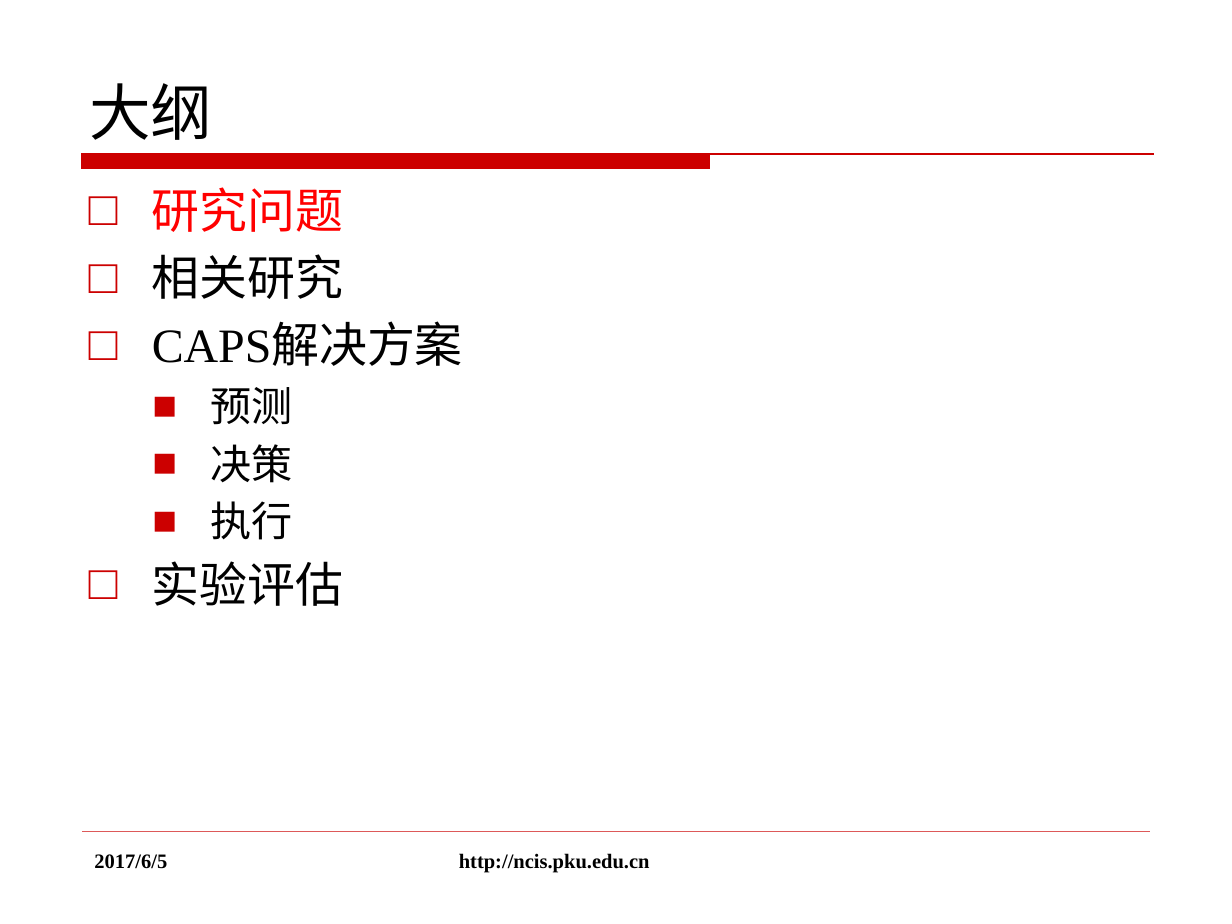
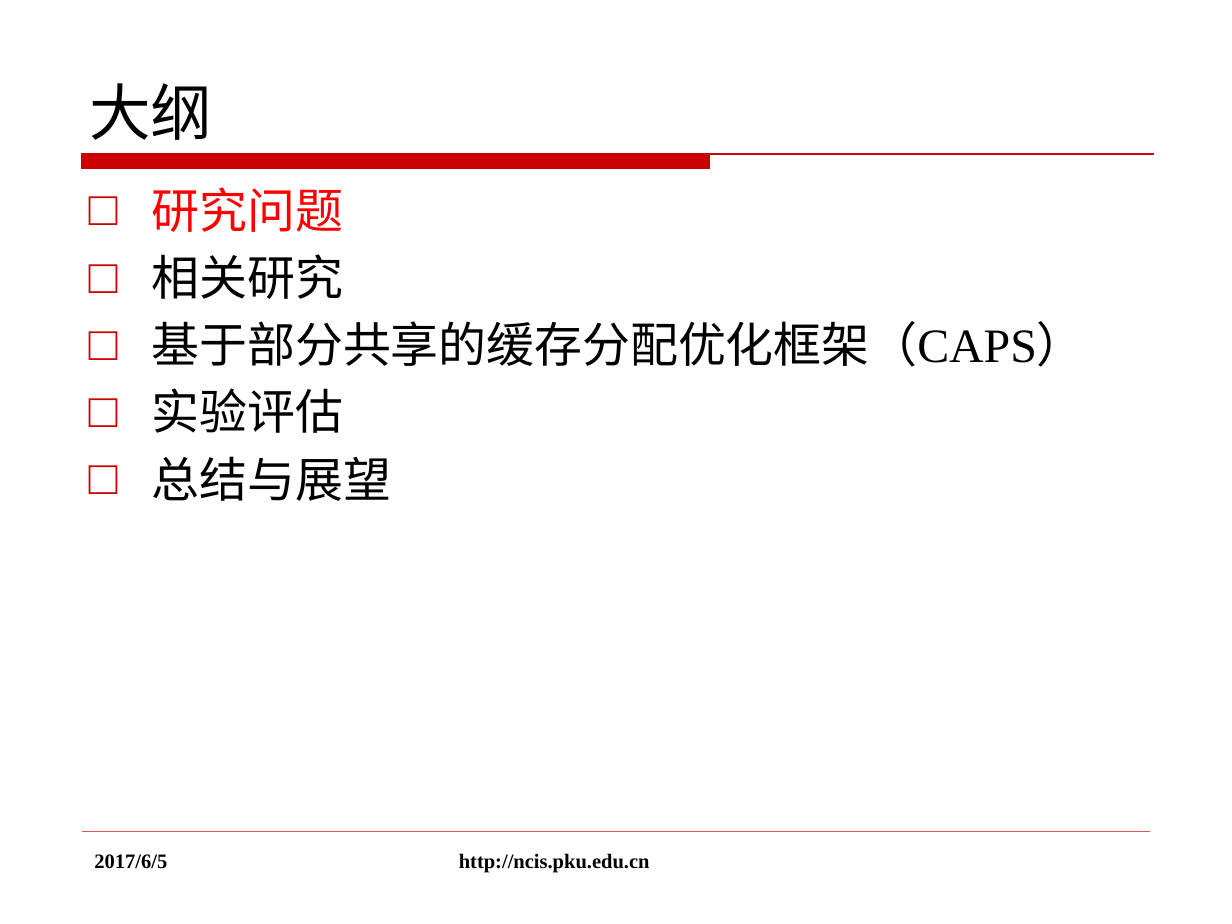
Before and after one commit to rogerhzh/thesis, a slide deck: slide 2 of 黄子翚答辩.pptx. Drawn at 1232x924 pixels with LibreOffice and Linux fonts; fonts in the diff are those of the drawing; background and template pictures are left out. Boxes give left, top, right and bottom in pixels: in the first picture for what was removed or moved away, otherwise in the second. Text is boxed around its words. In the diff, an @@ line names an element or a change of style, - is before the commit and + after.

```diff
--- a/黄子翚答辩.pptx
+++ b/黄子翚答辩.pptx
@@ text at (152,321,1085,367): text changed @@
-□ CAPS解决方案
-  ■ 预测
-  ■ 决策
-  ■ 执行
+□ 基于部分共享的缓存分配优化框架（CAPS）
@@ text at (152,456,391,501): paragraph added @@
+□ 总结与展望
```
Also in this commit, not shown: 5 other slides changed.
